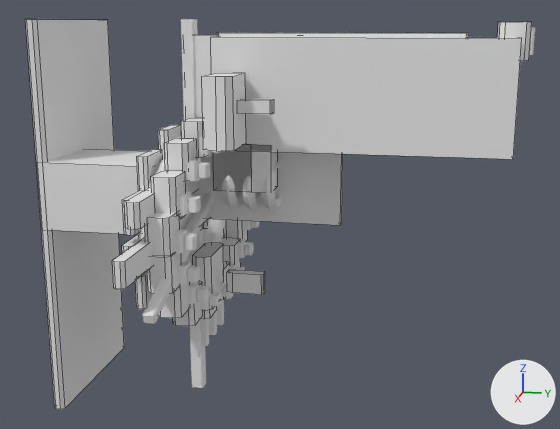
What one commit did to the Blender file art/blender/syndicate_sensor_station.blend.
Before and after are seen from a camera (50 mm lens) standing at (99.0, 32.4, 20.6) and looking at (-9.6, 10.7, -6.6). The axes (+X, +Y, +Z) are drawn at lower right. The lights are the same throughout. The older version comes first. Mesh edges are drawn as thin lines on the coarser meshes.

Names of what the first picture shows: '02 Boom rail', '03 Dish pad 2', '06 Mast', '07 Mast head', '09 Keel spar', '11 Outrigger', '11 Outrigger beam', '91 Bay machinery 15', '95 Weld 10', '95 Weld 4', '95 Weld 7', '95 Weld 8', '95 Weld 9' and 48 more.
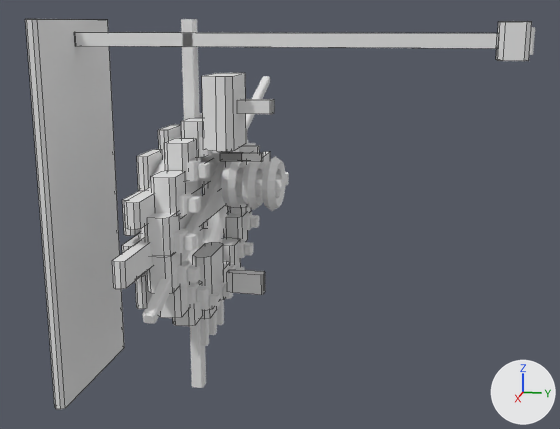
Boxes [x1, y1, x2, y2] around the edits, measured in the pictures (560 x 429 px; the box of a moved part takes in the faces that stretch with it):
'95 Weld 9', deleted: before [211, 37, 522, 159]
'95 Weld 8', deleted: before [195, 35, 343, 225]
'95 Weld 10', deleted: before [37, 149, 147, 235]
'06 Mast', reshaped: before [217, 33, 469, 37]; after [74, 32, 499, 49]
'95 Weld 7', moved, rescaled: before [213, 144, 278, 192]; after [220, 152, 263, 162]
'95 Weld 4', moved, rescaled: before [213, 144, 252, 191]; after [220, 152, 243, 161]
part 1 of me_06_mast, moved or reshaped: before [219, 33, 469, 37]; after [75, 32, 499, 49]

What the commit changed:
me_06_mast is used by ob_06_mast; location (0.0, 0.0, 0.0).
me_06_mast had 16 vertices, 10 faces and spanned x -3.0..-1.2, y 4.0..35.9, z 17.6..19.4.
me_06_mast now has 16 vertices, 10 faces and spans x -3.0..-1.2, y -16.0..39.5, z 17.6..19.4.
me_06_mast part 1: all 8 vertices in x -3.0..-1.2, y 35.6..35.9, z 17.6..19.4 are moved by (0.0, 3.6, 0.0).
Other edits to the shape of me_06_mast do not show in these pictures.
me_95_weld_4 is used by ob_95_weld_4; location (0.0, 0.0, 0.0).
me_95_weld_4 had 8 vertices, 6 faces and spanned x -0.42..3.72, y 4.58..9.62, z -0.42..5.72.
me_95_weld_4 now has 8 vertices, 6 faces and spans x 2.88..3.72, y 5.55..8.39, z 3.52..4.55.
me_95_weld_4 part 2: the whole mesh is scaled about its middle by (0.203, 0.564, 0.169), then moved by (1.65, -0.13, 1.38).
me_95_weld_7_001 is used by ob_95_weld_7; location (0.0, 0.0, 0.0).
me_95_weld_7_001 had 8 vertices, 6 faces and spanned x -0.42..3.72, y 4.58..12.22, z -0.42..5.72.
me_95_weld_7_001 now has 8 vertices, 6 faces and spans x 2.88..3.72, y 5.55..10.99, z 3.52..4.55.
me_95_weld_7_001 part 3: the whole mesh is scaled about its middle by (0.203, 0.713, 0.169), then moved by (1.65, -0.13, 1.38).
Object '95 Weld 8' (ob_95_weld_8) is deleted.
Object '95 Weld 9' (ob_95_weld_9) is deleted.
Object '95 Weld 10' (ob_95_weld_10) is deleted.
